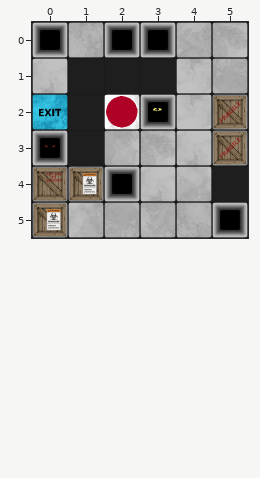
An edit to a level. Tiled map, Content/maps/zone1/OneFourTheRoad.tmx. Above: the version before the commit.
Cells are 100x100 px. Shown: x 0..5, y 0..5. Tiles whose own drawing changed are shown in their newer look in all pictures.
The result:
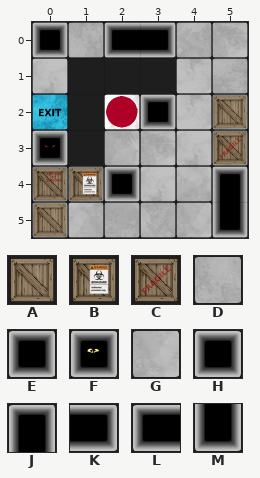
Key: from "sprite_sheet": A 5, B 10, C 11, D 57, E 77, F 79 flipped left-right; from "sprite_sheet - Copy": G 20, H 72 flipped left-right, J 82, K 91, L 99, M 103.
_ is an empty cell.
Objects are placed by their top-left corner, in cells (3,4 is the top-left corner of cell 3,4); size is 1x1 cell unless given.
The author wrote: Update sprite_sheet with more pit sprites, add movement for player wiht dynamic game map boundaries
The exact change:
Layer "One Four the Road":
y 5: x 4 D -> G
Layer "Elements":
changed: E "Pit2" at 3,0 -> K "Pit2" at 3,0
changed: E "Pit3" at 2,0 -> L "Pit3" at 2,0
changed: F "BottomlessPit" at 3,2 -> H "BottomlessPit" at 3,2
changed: E "BottomlessPit" at 5,5 -> M "BottomlessPit" at 5,5
added: J "BottomlessPit" at 5,4
Layer "Entities":
changed: C "Box4" at 5,2 -> A "Box4" at 5,2
changed: B "Box1" at 0,5 -> A "Box1" at 0,5
Where, in picture pixels (left, top, right, bottom), the same in both pictures:
changed: (131, 22, 149, 58)
changed: (153, 108, 162, 112)
changed: (219, 100, 241, 123)
changed: (177, 166, 248, 238)
changed: (42, 208, 61, 231)
